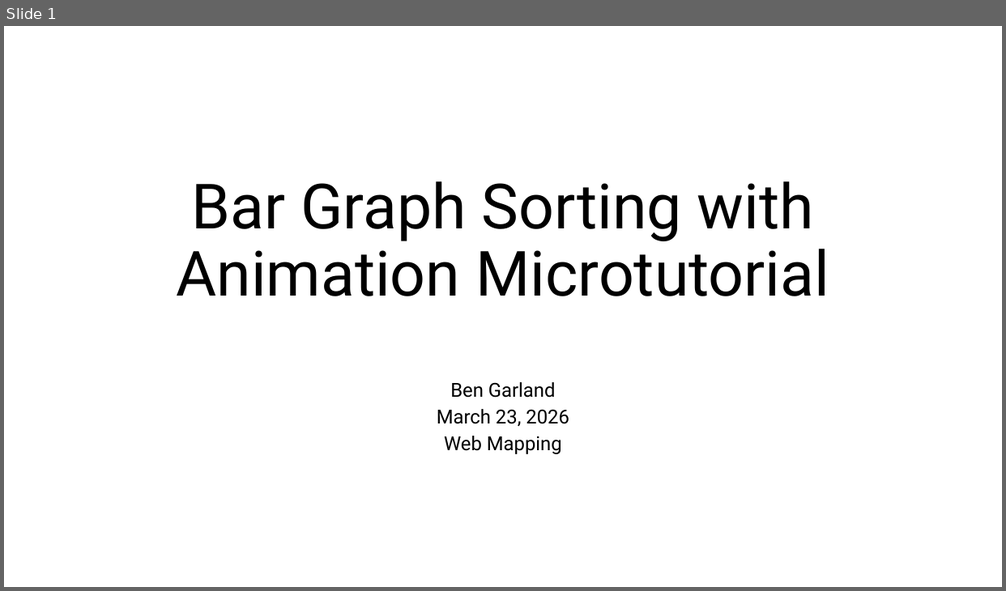
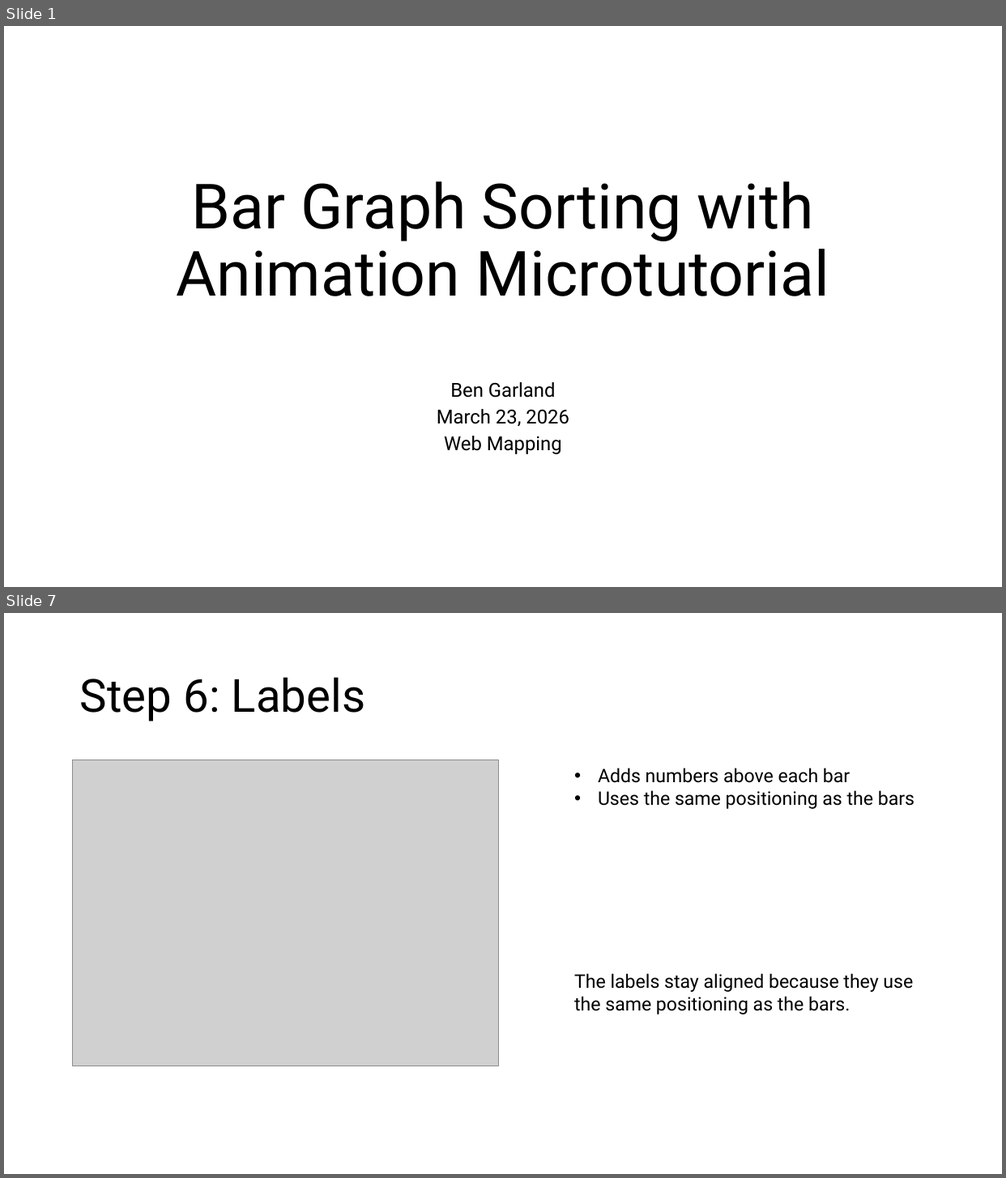
Before and after one commit to armandhammer/bengarland-site, a slide deck: tutorial/Bar Graph Sorting.pptx. Shown one above the other, each under a label of ours: slide 1 before the commit, slides 1 and 7 after it; the slides between them are not shown. The pictures are 1006x591 and 1006x1178 pixels, drawn with LibreOffice and Linux fonts; fonts in the diff are those of the drawing; grey boxes stand for pictures. Boxes give left, top, right and bottom in pixels: in the first picture for what was removed or moved away, otherwise in the second. Text is boxed around its words. In the diff, an @@ line names an element or a change of style, - is before the commit and + after.

```diff
--- a/tutorial/Bar Graph Sorting.pptx
+++ b/tutorial/Bar Graph Sorting.pptx
@@ slide 7 added at bbox=[4, 613, 1002, 1174], background #FFFFFF @@
@@ title added at bbox=[80, 677, 366, 722], 44 pt, text #000000 @@
+Step 6: Labels
@@ picture added at bbox=[73, 760, 499, 1066] @@
@@ text added at bbox=[598, 768, 914, 809], 18 pt, text #000000 @@
+• Adds numbers above each bar
+• Uses the same positioning as the bars
@@ text added at bbox=[574, 973, 913, 1015], 18 pt, text #000000 @@
+The labels stay aligned because they use the same positioning as the bars.
```
Also in this commit, not shown: 2 slides changed, 6 other slides added, 2 slides removed, 2 other files.
